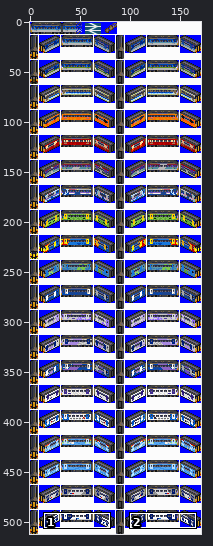
One commit to this sprite sheet: gfx/BR156b.png. Above, an overview of the earlier version with the close-up marked.
Close-up. Before:
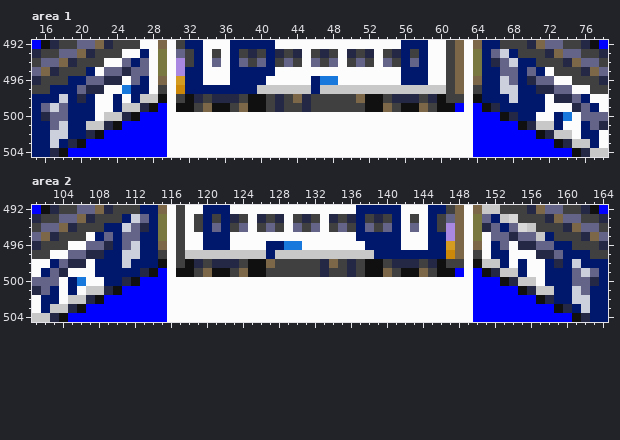
The file is 171x512 pixels. Colours within 5 levels of each other are drawn and written as one. Shown: area 1: x 15..78, y 492..504; area 2: x 101..164, y 492..504.
After the commit:
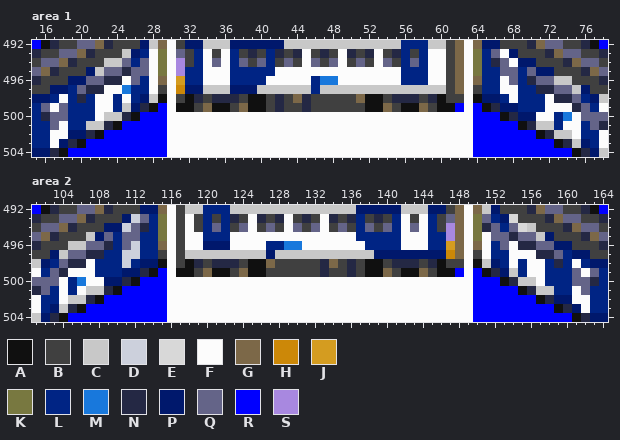
Palette (. is transparent): A #101010  B #404040  C #c8c8c8  D #ccd0dc  E #d8d8d8  F #fcfcfc  G #7c6848  H #cc8808  J #d49c20  K #787840  L #002484  M #1878dc  N #242844  P #00186c  Q #646488  R #0000ff  S #a888e0
The exact change:
Area 1:
Colour F becomes colour C in row 492 at x 28, 34 to 36, 43 to 55 and 59 to 60; in row 493 at x 25; in row 494 at x 23 to 24; in row 495 at x 22; in row 496 at x 73 to 74; in row 497 at x 75.
Colour F becomes colour C in row 498 at x 78.
Colour P becomes colour C in row 497 at x 34 to 36.
Colour D becomes colour F in row 493 at x 67; in row 494 at x 68; in row 496 at x 67; in row 497 at x 67 to 68; in row 498 at x 18 and 68; in row 499 at x 17.
Colour D becomes colour F in row 501 at x 18; in row 502 at x 17 to 18; in row 503 at x 17.
Colour P becomes colour L in row 492 at x 56 to 58; in row 493 at x 27, 33, 37, 41, 56, 58 and 65; in row 494 at x 26, 33, 37, 41, 56, 58 and 65; in row 495 at x 32 to 33, 37 to 41, 56 to 58, 65 to 66 and 69; in row 496 at x 27, 32 to 33, 37 to 40, 46, 56 to 58, 65 to 66 and 69; in row 497 at x 19, 26 to 27, 46, 65 to 66 and 69 to 70.
Colour P becomes colour L in row 498 at x 17, 19, 21, 24, 26, 67, 69 to 71 and 76; in row 499 at x 15, 19 to 21, 24, 69 to 71 and 77; in row 500 at x 15, 19 to 21 and 73; in row 501 at x 15 to 16, 19 to 20, 73 and 76; in row 502 at x 15 to 16 and 76 to 77; in row 503 at x 15 to 16 and 77.
Colour C becomes colour P in row 498 at x 27; in row 499 at x 26; in row 503 at x 76; in row 504 at x 77.
Colour F becomes colour P in row 492 at x 27 and 42; in row 493 at x 26; in row 495 at x 72; in row 497 at x 76; in row 498 at x 77.
Area 2:
Colour F becomes colour C in row 492 at x 118 to 119, 123 to 136 and 142 to 144; in row 495 at x 107; in row 496 at x 105 to 106; in row 497 at x 104; in row 498 at x 101.
Colour D becomes colour F in row 498 at x 161; in row 499 at x 162; in row 501 at x 161; in row 502 at x 161 to 162; in row 503 at x 162.
Colour P becomes colour L in row 492 at x 120 to 122; in row 493 at x 114, 120, 122, 137, 141, 145 and 152; in row 494 at x 114, 120, 122, 137, 141, 145 and 153; in row 495 at x 110, 113 to 114, 120 to 122, 137 to 141 and 145 to 146; in row 496 at x 110, 113 to 114, 127 to 128, 138 to 141, 145 to 146 and 152; in row 497 at x 109 to 110, 113 to 114, 152 to 153 and 160.
Colour P becomes colour L in row 498 at x 103, 108 to 110, 112, 153, 155, 158, 160 and 162; in row 499 at x 102, 108 to 110, 155, 158 to 160 and 164; in row 500 at x 105, 158 to 160 and 164; in row 501 at x 103, 105, 159 to 160 and 163 to 164; in row 502 at x 102 to 103 and 163 to 164; in row 503 at x 102 and 163 to 164.
Colour C becomes colour P in row 492 at x 152; in row 493 at x 153; in row 498 at x 152; in row 499 at x 153; in row 503 at x 103; in row 504 at x 102.
Colour F becomes colour P in row 497 at x 103; in row 498 at x 102.
Pixel boxes of the changes (left, top, right, bottom) in both close-ups:
changed: (32, 40, 608, 157)
changed: (32, 205, 446, 322)
changed: (491, 205, 608, 313)
